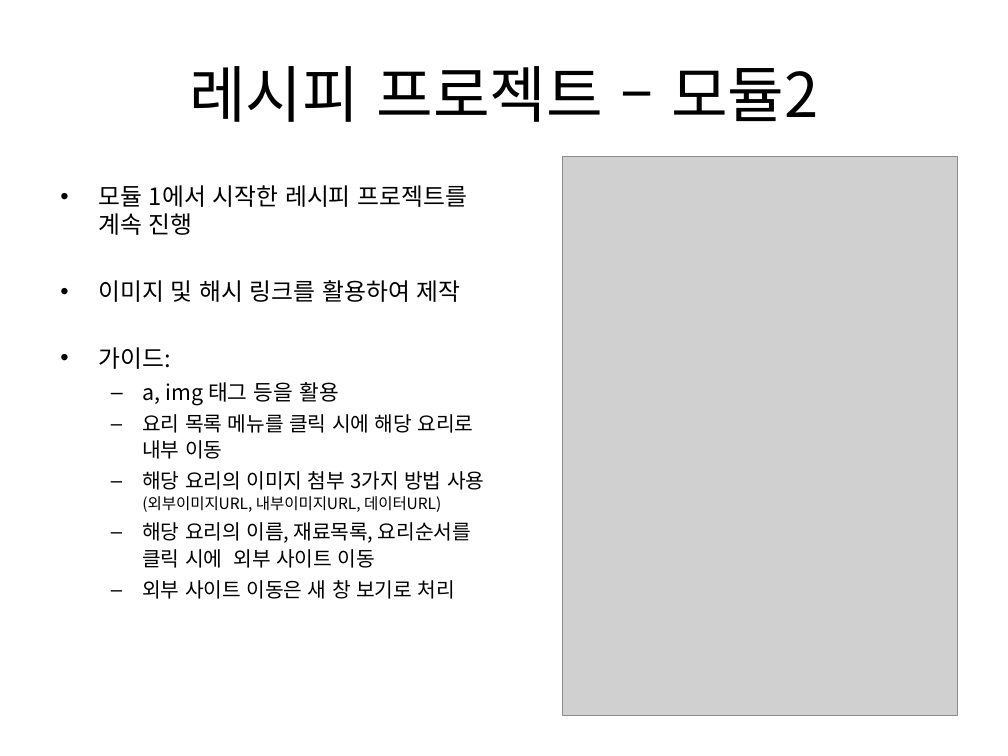
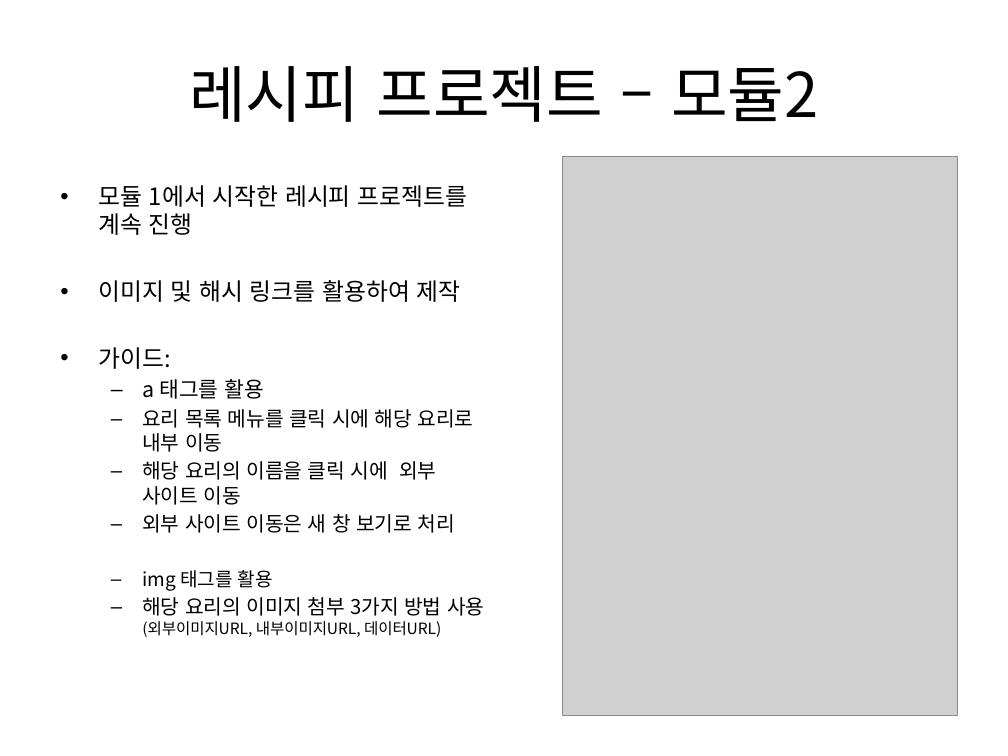
Before and after one commit to kdkcom1234/git2021, a slide deck: slide 19 of 1-html-css/01. HTML5 개요 및 레이아웃.pptx. Drawn at 1008x756 pixels with LibreOffice and Linux fonts; fonts in the diff are those of the drawing; grey boxes stand for pictures. Boxes give left, top, right and bottom in pixels: in the first picture for what was removed or moved away, otherwise in the second. Text is boxed around its words. In the diff, an @@ line names an element or a change of style, - is before the commit and + after.

Commit message:
20210719 img 태그

```diff
--- a/1-html-css/01. HTML5 개요 및 레이아웃.pptx
+++ b/1-html-css/01. HTML5 개요 및 레이아웃.pptx
@@ text at [142,379,264,399]: text changed @@
-  – a, img 태그 등을 활용
+  – a 태그를 활용
@@ text at [142,409,484,637]: line spacing 1.1 to 1 @@
@@ text at [142,461,455,591]: paragraphs added @@
+  – 해당 요리의 이름을 클릭 시에 외부 사이트 이동
+  – 외부 사이트 이동은 새 창 보기로 처리
+  – img 태그를 활용
@@ text at [142,522,471,599]: paragraphs removed @@
-  – 해당 요리의 이름, 재료목록, 요리순서를 클릭 시에 외부 사이트 이동
-  – 외부 사이트 이동은 새 창 보기로 처리
```
Also in this commit, not shown: 5 other files.
